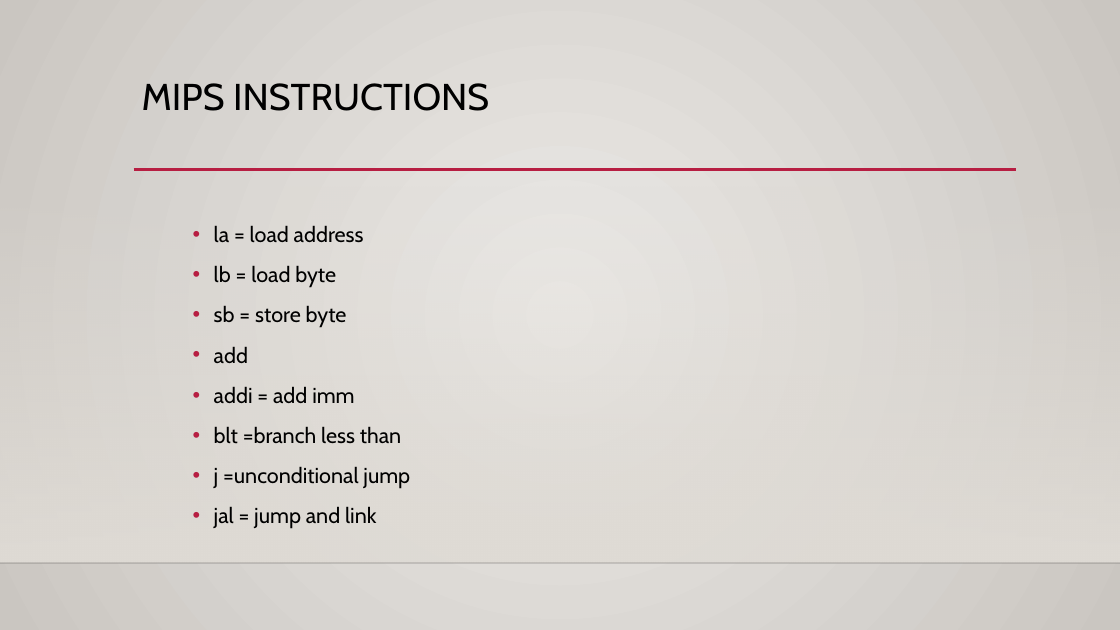
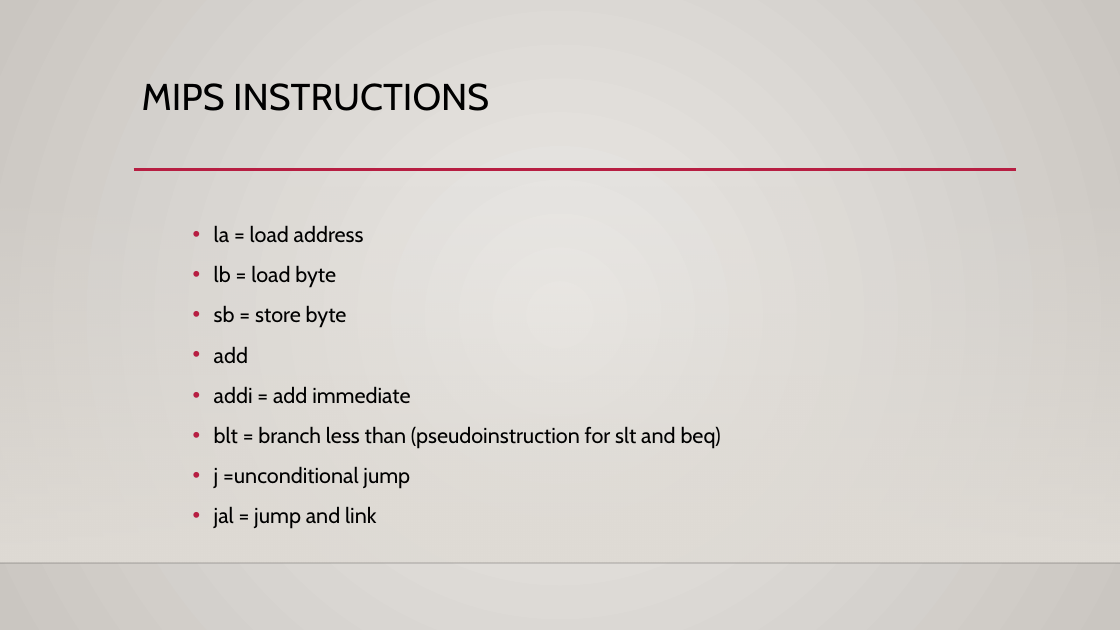
Before and after one commit to judebattista/cs401_lab02, a slide deck: slide 2 of MIPS2.pptx. Drawn at 1120x630 pixels with LibreOffice and Linux fonts; fonts in the diff are those of the drawing; background and template pictures are left out. Boxes give left, top, right and bottom in pixels: in the first picture for what was removed or moved away, otherwise in the second. Text is boxed around its words. In the diff, an @@ line names an element or a change of style, - is before the commit and + after.

```diff
--- a/MIPS2.pptx
+++ b/MIPS2.pptx
@@ text at bbox=[214, 386, 721, 449]: text changed @@
-• addi = add imm
-• blt =branch less than
+• addi = add immediate
+• blt = branch less than (pseudoinstruction for slt and beq)
```
Also in this commit, not shown: 2 other slides changed, 3 slides added.
